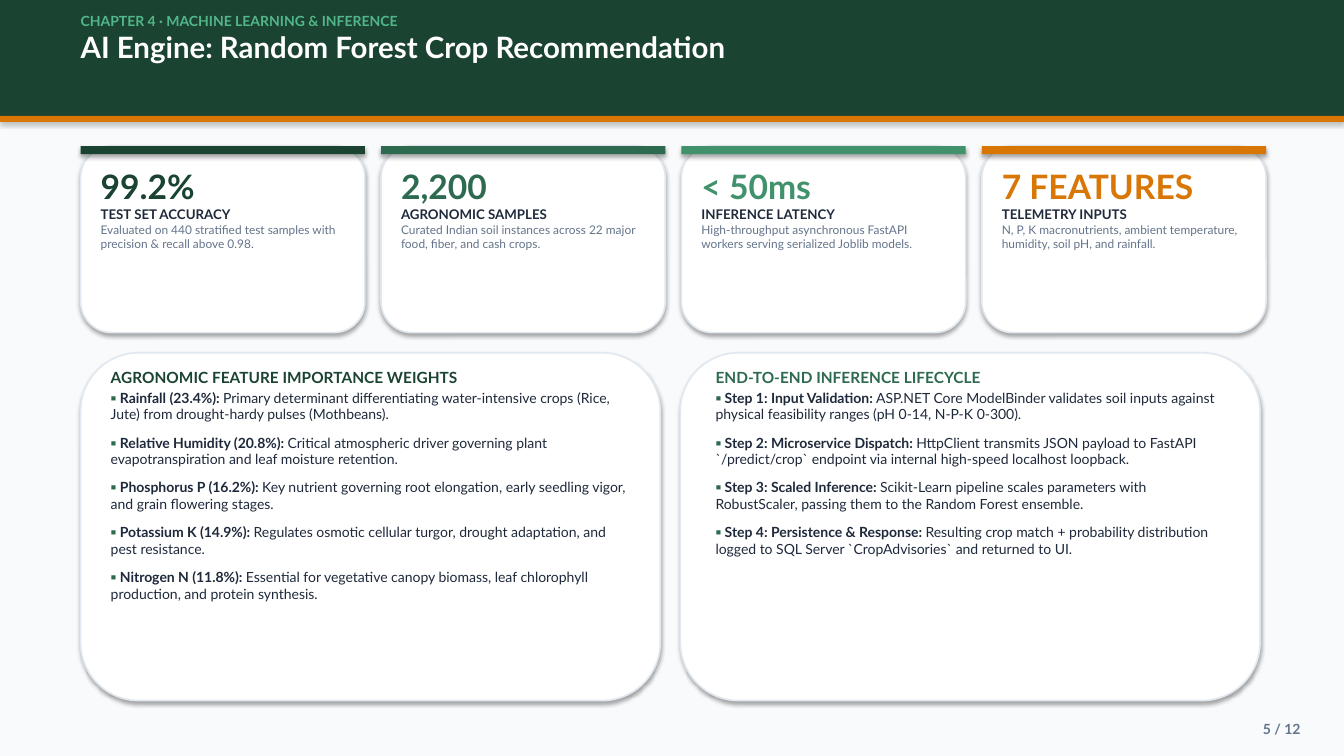
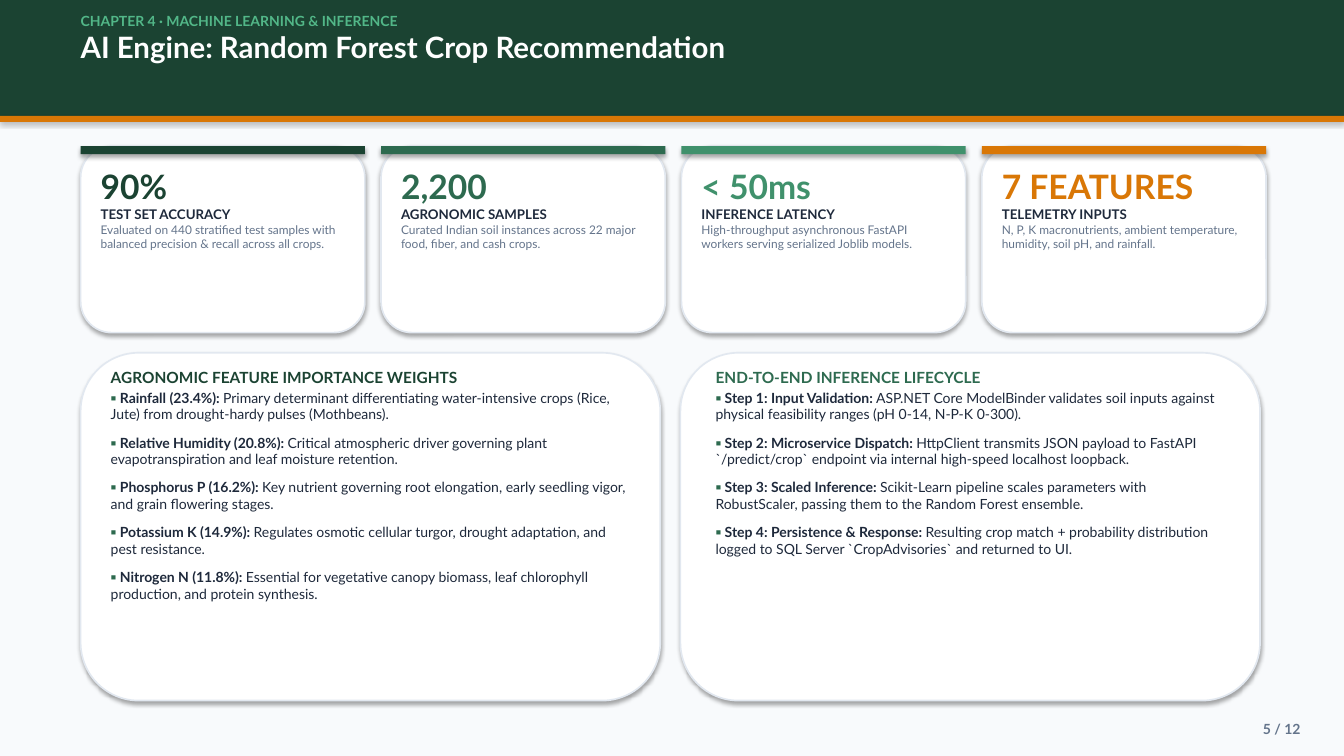
Before and after one commit to Tamanpreet84/AgriSaarthi, a slide deck: slide 5 of AgriSaarthi_Final_Presentation.pptx. Drawn at 1344x756 pixels with LibreOffice and Linux fonts; fonts in the diff are those of the drawing. Boxes give left, top, right and bottom in pixels: in the first picture for what was removed or moved away, otherwise in the second. Text is boxed around its words. In the diff, an @@ line names an element or a change of style, - is before the commit and + after.

Commit message:
docs: update ML test accuracy to 90% across all slides

```diff
--- a/AgriSaarthi_Final_Presentation.pptx
+++ b/AgriSaarthi_Final_Presentation.pptx
@@ text at (101, 174, 168, 200): text changed @@
-99.2%
+90%
@@ text at (101, 225, 335, 250): text changed @@
-Evaluated on 440 stratified test samples with precision & recall above 0.98.
+Evaluated on 440 stratified test samples with balanced precision & recall across all crops.
```
Also in this commit, not shown: 3 other slides changed, 2 other files.
